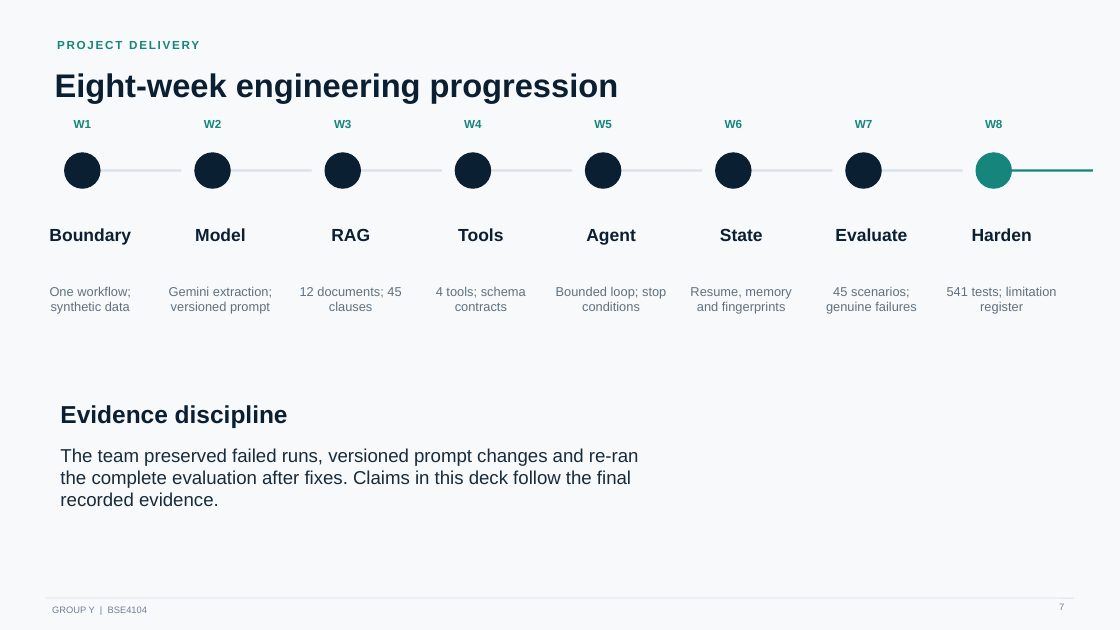
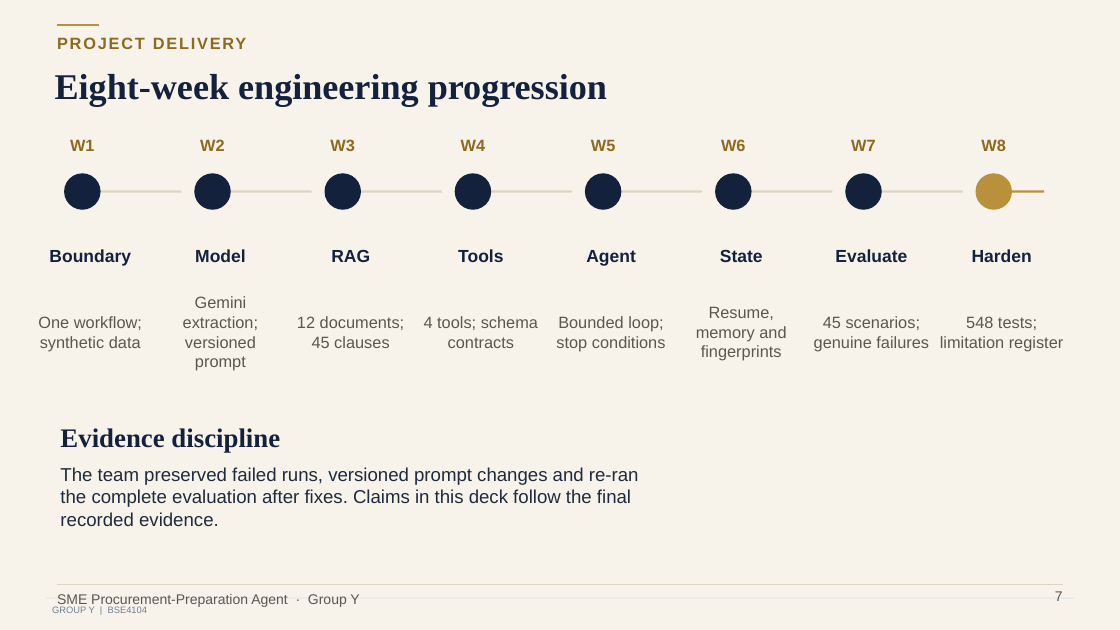
Before and after one commit to GeorgeLukaanya/bse4104-procurement-agent, a slide deck: slide 7 of evidence/demo/Group-Y-SME-Procurement-Agent-Panel-Presentation.pptx. Drawn at 1120x630 pixels with LibreOffice and Linux fonts; fonts in the diff are those of the drawing. Boxes give left, top, right and bottom in pixels: in the first picture for what was removed or moved away, otherwise in the second. Text is boxed around its words. In the diff, an @@ line names an element or a change of style, - is before the commit and + after.

```diff
--- a/evidence/demo/Group-Y-SME-Procurement-Agent-Panel-Presentation.pptx
+++ b/evidence/demo/Group-Y-SME-Procurement-Agent-Panel-Presentation.pptx
@@ background #F7F9FB to #F7F3EA @@
@@ line added from (57, 25) to (99, 25), #B8913A 1.5 pt @@
@@ size 10 to 14 pt, text colour #16857B to #8C6A1F in 9 elements at [70,139,95,151], [200,139,225,151], [330,139,355,151], [461,139,486,151], [591,139,616,151], [721,139,746,151], [851,139,876,151], [981,139,1006,151], [57,30,561,55] @@
@@ text "Eight-week engineering progression" at [55,74,607,106]: size 28 to 31 pt, font Arial to Times New Roman, text colour #0B1F33 to #14213D @@
@@ fill #0B1F33 to #14213D; outline #0B1F33 1 pt to #14213D 1 pt in 7 elements at [65,174,100,209], [195,174,230,209], [325,174,360,209], [455,174,491,209], [586,174,621,209], [716,174,751,209], [846,174,881,209] @@
@@ 17 texts, 8 ellipses, 7 lines: place and size @@
-17 texts, 8 ellipses, 7 lines at [49,120,1032,506]
+17 texts, 8 ellipses, 7 lines at [49,139,1032,526]
@@ ellipse at [976,174,1012,209]: fill #16857B to #B8913A; outline #16857B 1 pt to #B8913A 1 pt @@
@@ line (82, 192) - (181, 192): stroke #D9E1E8 2 pt to #DDD4C2 2 pt @@
@@ line (213, 192) - (312, 192): stroke #D9E1E8 2 pt to #DDD4C2 2 pt @@
@@ line (343, 192) - (442, 192): stroke #D9E1E8 2 pt to #DDD4C2 2 pt @@
@@ line (473, 192) - (572, 192): stroke #D9E1E8 2 pt to #DDD4C2 2 pt @@
@@ line (603, 192) - (702, 192): stroke #D9E1E8 2 pt to #DDD4C2 2 pt @@
@@ line (734, 192) - (833, 192): stroke #D9E1E8 2 pt to #DDD4C2 2 pt @@
@@ line (864, 192) - (963, 192): stroke #D9E1E8 2 pt to #DDD4C2 2 pt @@
@@ line moved from (994, 171) - (1093, 171) to (994, 192) - (1044, 192) @@
@@ line (994, 192) - (1044, 192): stroke #16857B 2 pt to #B8913A 2 pt @@
@@ text colour #0B1F33 to #14213D in 8 elements at [49,249,131,266], [195,249,245,262], [331,249,370,262], [458,249,503,262], [586,250,636,266], [720,249,763,262], [835,249,907,262], [972,249,1032,262] @@
@@ text "One workflow; synthetic data": place and size @@
-text "One workflow; synthetic data" at [50,286,131,314]
+text "One workflow; synthetic data" at [38,316,142,351]
@@ text "Gemini extraction; versioned prompt": place and size @@
-text "Gemini extraction; versioned prompt" at [169,287,272,314]
+text "Gemini extraction; versioned prompt" at [183,296,258,371]
@@ text "12 documents; 45 clauses": place and size @@
-text "12 documents; 45 clauses" at [300,287,401,311]
+text "12 documents; 45 clauses" at [297,316,405,348]
@@ text "4 tools; schema contracts": place and size @@
-text "4 tools; schema contracts" at [436,287,526,311]
+text "4 tools; schema contracts" at [424,316,538,348]
@@ text "Bounded loop; stop conditions": place and size @@
-text "Bounded loop; stop conditions" at [556,286,666,311]
+text "Bounded loop; stop conditions" at [556,316,666,351]
@@ text "Resume, memory and fingerprints": place and size @@
-text "Resume, memory and fingerprints" at [690,287,791,314]
+text "Resume, memory and fingerprints" at [696,307,786,361]
@@ size 11 to 14 pt, text colour #5F7180 to #5B574F in 7 elements at [38,316,142,351], [183,296,258,371], [297,316,405,348], [424,316,538,348], [556,316,666,351], [696,307,786,361], [814,316,929,351] @@
@@ text "45 scenarios; genuine failures": place and size @@
-text "45 scenarios; genuine failures" at [826,287,916,314]
+text "45 scenarios; genuine failures" at [814,316,929,351]
@@ text at [940,316,1064,351]: text changed; size 11 to 14 pt; text colour #5F7180 to #5B574F @@
-541 tests; limitation register
+548 tests; limitation register
@@ text "Evidence discipline": place and size @@
-text "Evidence discipline" at [60,405,288,428]
+text "Evidence discipline" at [60,428,280,453]
@@ text "Evidence discipline" at [60,428,280,453]: size 21 to 23 pt, font Arial to Times New Roman, text colour #0B1F33 to #14213D @@
@@ text "The team preserved failed runs, ..." at [60,467,639,526]: text colour #172B3A to #1F2A3C @@
@@ line added from (57, 584) to (1063, 584), #DDD4C2 0.5 pt @@
@@ text added at [57,594,359,607], 12 pt, text #5B574F @@
+SME Procurement-Preparation Agent · Group Y
@@ page number: place and size @@
-page number at [1059,603,1064,610]
+page number at [1055,591,1063,601]
@@ page number at [1055,591,1063,601]: size 8 to 12 pt, text colour #718096 to #5B574F @@
```
Also in this commit, not shown: 11 other slides changed, 3 other files.
